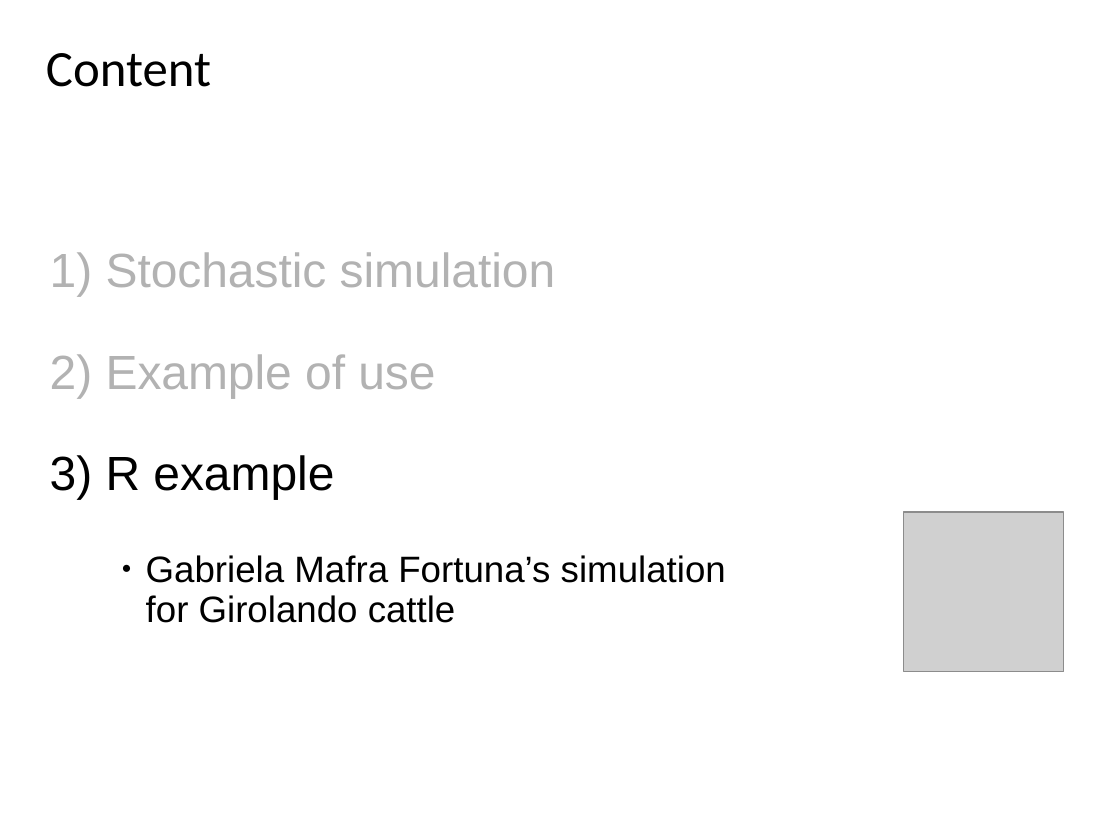
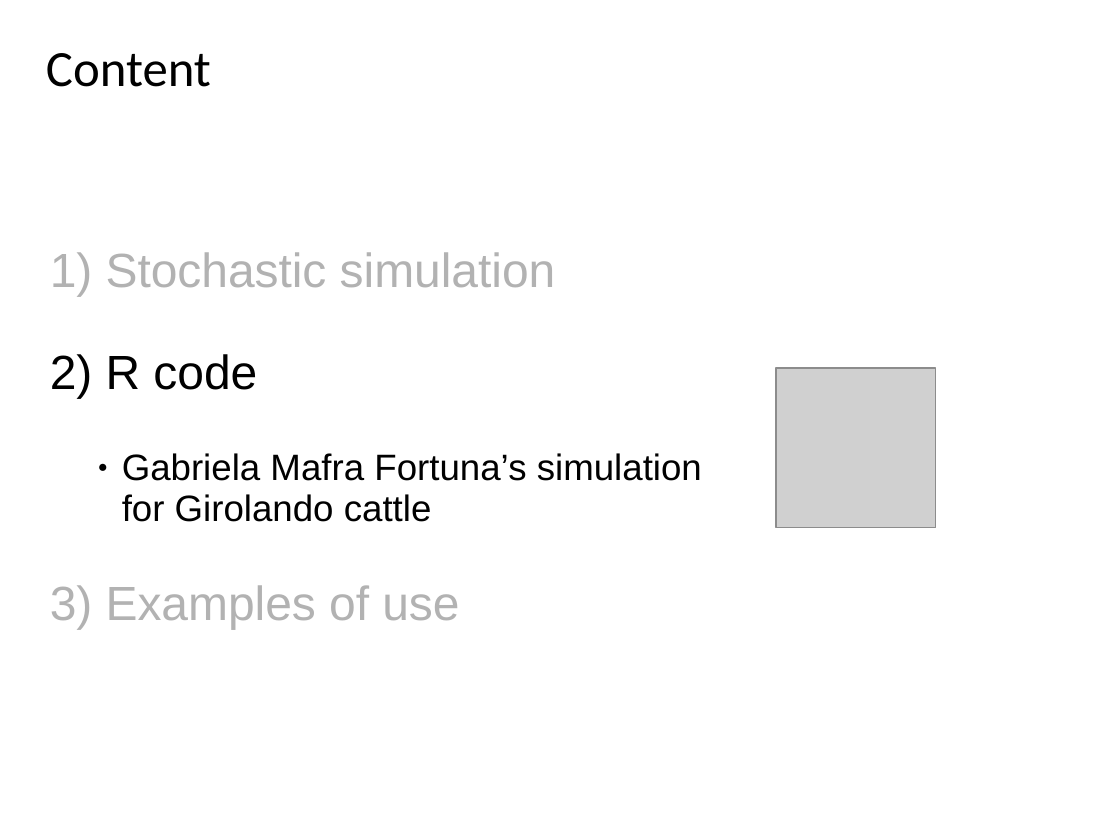
Before and after one commit to janaobsteter/ResourceAllocation_paper, a slide deck: slide 11 of Jana_ZagrebCourse_Simulation.pptx (slide 19 before the commit). Drawn at 1120x840 pixels with LibreOffice and Linux fonts; fonts in the diff are those of the drawing; grey boxes stand for pictures; background and template pictures are left out. Boxes give left, top, right and bottom in pixels: in the first picture for what was removed or moved away, otherwise in the second. Text is boxed around its words. In the diff, an @@ line names an element or a change of style, - is before the commit and + after.

```diff
--- a/Jana_ZagrebCourse_Simulation.pptx
+++ b/Jana_ZagrebCourse_Simulation.pptx
@@ text at [50,354,257,399]: text changed; text colour #B2B2B2 to #000000 @@
-2) Example of use
-3) R example
+2) R code
@@ picture: place and size @@
-picture at [905,512,1064,672]
+picture at [776,368,936,527]
@@ text at [122,453,702,522]: list level 4 to 3 in "Gabriela Mafra Fortuna’s simulation for ..." @@
@@ text at [50,585,459,630]: paragraph added @@
+3) Examples of use
```
Also in this commit, not shown: 8 other slides changed, 20 slides added, 1 slide removed, 4 other files.
